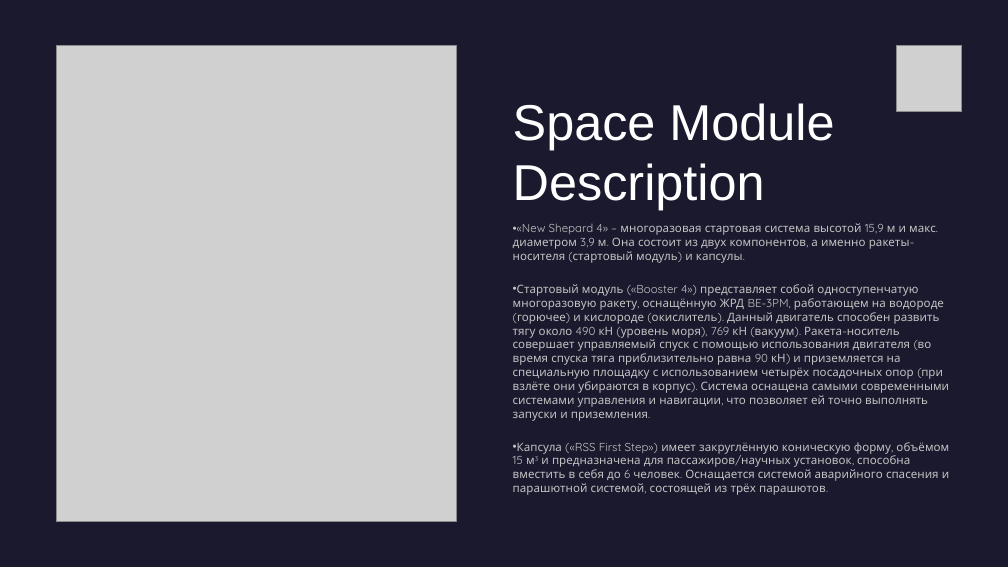
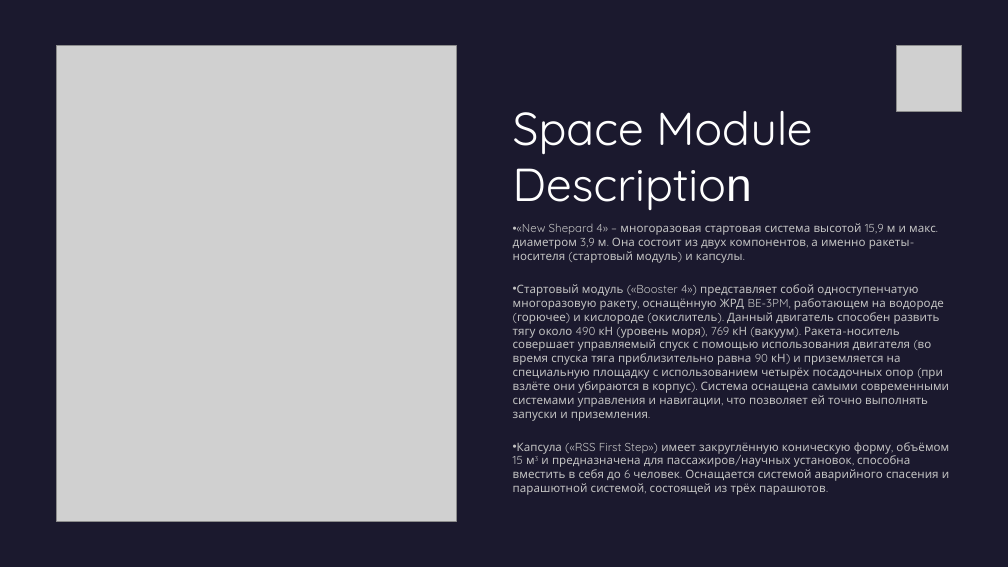
Before and after one commit to MeKiGiWi/varkt, a slide deck: slide 5 of New Shepard Presentation.pptx. Drawn at 1008x567 pixels with LibreOffice and Linux fonts; fonts in the diff are those of the drawing; grey boxes stand for pictures. Boxes give left, top, right and bottom in pixels: in the first picture for what was removed or moved away, otherwise in the second. Text is boxed around its words. In the diff, an @@ line names an element or a change of style, - is before the commit and + after.

```diff
--- a/New Shepard Presentation.pptx
+++ b/New Shepard Presentation.pptx
@@ title "Space Module Description" at (x1=513, y1=111, x2=812, y2=210): size 48 to 44 pt, font Arial to Quicksand @@
```
Also in this commit, not shown: 3 other slides changed, 1 slide added, 1 other file.
